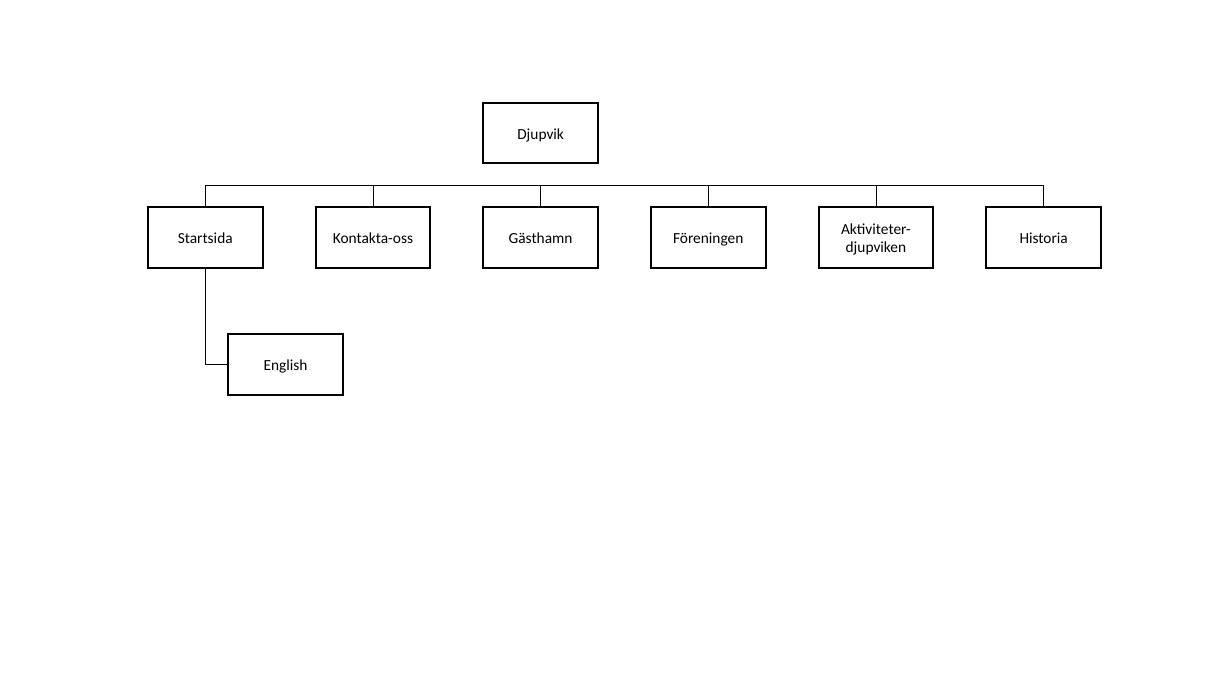
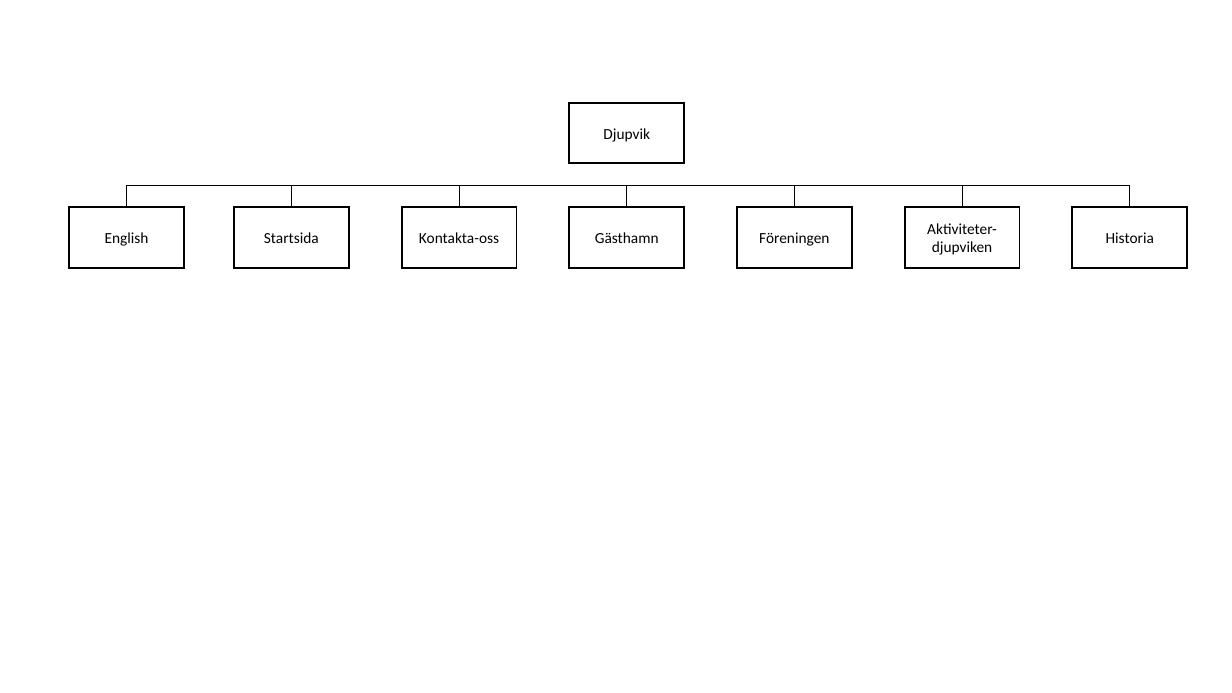
Before and after one commit to Johanil/Dynamiska-Webbapplikationer, a slide deck: slide 1 of Projektet/Designspecifikation/Sitemap_djupviken.pptx. Drawn at 1232x693 pixels with LibreOffice and Linux fonts; fonts in the diff are those of the drawing. Boxes give left, top, right and bottom in pixels: in the first picture for what was removed or moved away, otherwise in the second. Text is boxed around its words. In the diff, an @@ line names an element or a change of style, - is before the commit and + after.

```diff
--- a/Projektet/Designspecifikation/Sitemap_djupviken.pptx
+++ b/Projektet/Designspecifikation/Sitemap_djupviken.pptx
@@ rectangle "English": place and size @@
-rectangle "English" at [228, 335, 343, 395]
+rectangle "English" at [69, 207, 184, 267]
@@ elbow line moved from (205, 268) - (228, 364) to (594, 186) - (127, 207) @@
@@ 7 rectangles, 6 elbow lines: place and size @@
-7 rectangles, 6 elbow lines at [148, 103, 1101, 267]
+7 rectangles, 6 elbow lines at [234, 103, 1188, 267]
```
Also in this commit, not shown: 3 other files.
